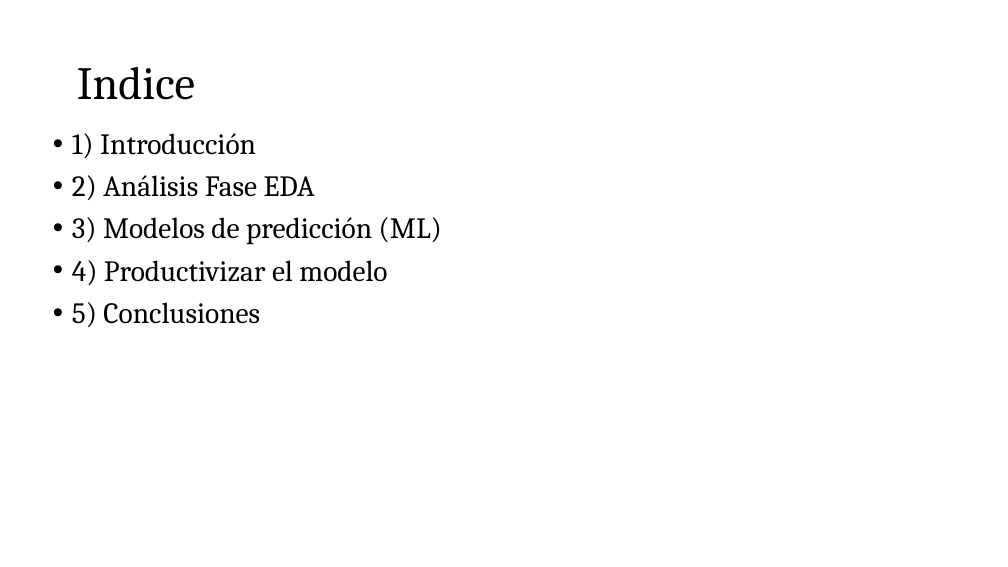
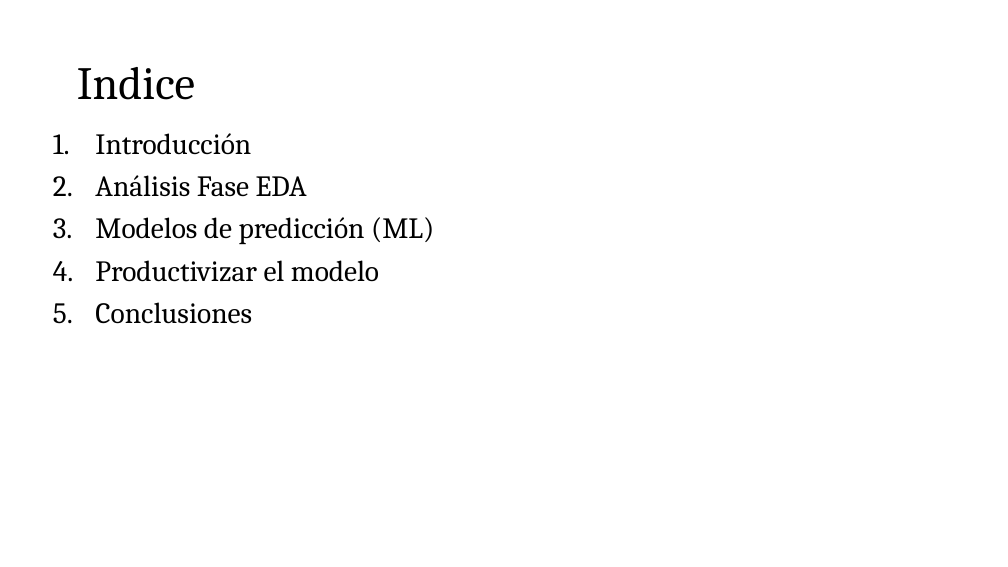
Before and after one commit to luciatomainodelacr/TFM, a slide deck: slide 2 of TFM.pptx. Drawn at 1008x567 pixels with LibreOffice and Linux fonts; fonts in the diff are those of the drawing. Boxes give left, top, right and bottom in pixels: in the first picture for what was removed or moved away, otherwise in the second. Text is boxed around its words. In the diff, an @@ line names an element or a change of style, - is before the commit and + after.

```diff
--- a/TFM.pptx
+++ b/TFM.pptx
@@ text at [95,133,434,324]: text changed @@
-• 1) Introducción
-• 2) Análisis Fase EDA
-• 3) Modelos de predicción (ML)
-• 4) Productivizar el modelo
-• 5) Conclusiones
+1. Introducción
+2. Análisis Fase EDA
+3. Modelos de predicción (ML)
+4. Productivizar el modelo
+5. Conclusiones
```
Also in this commit, not shown: 3 other slides changed.
